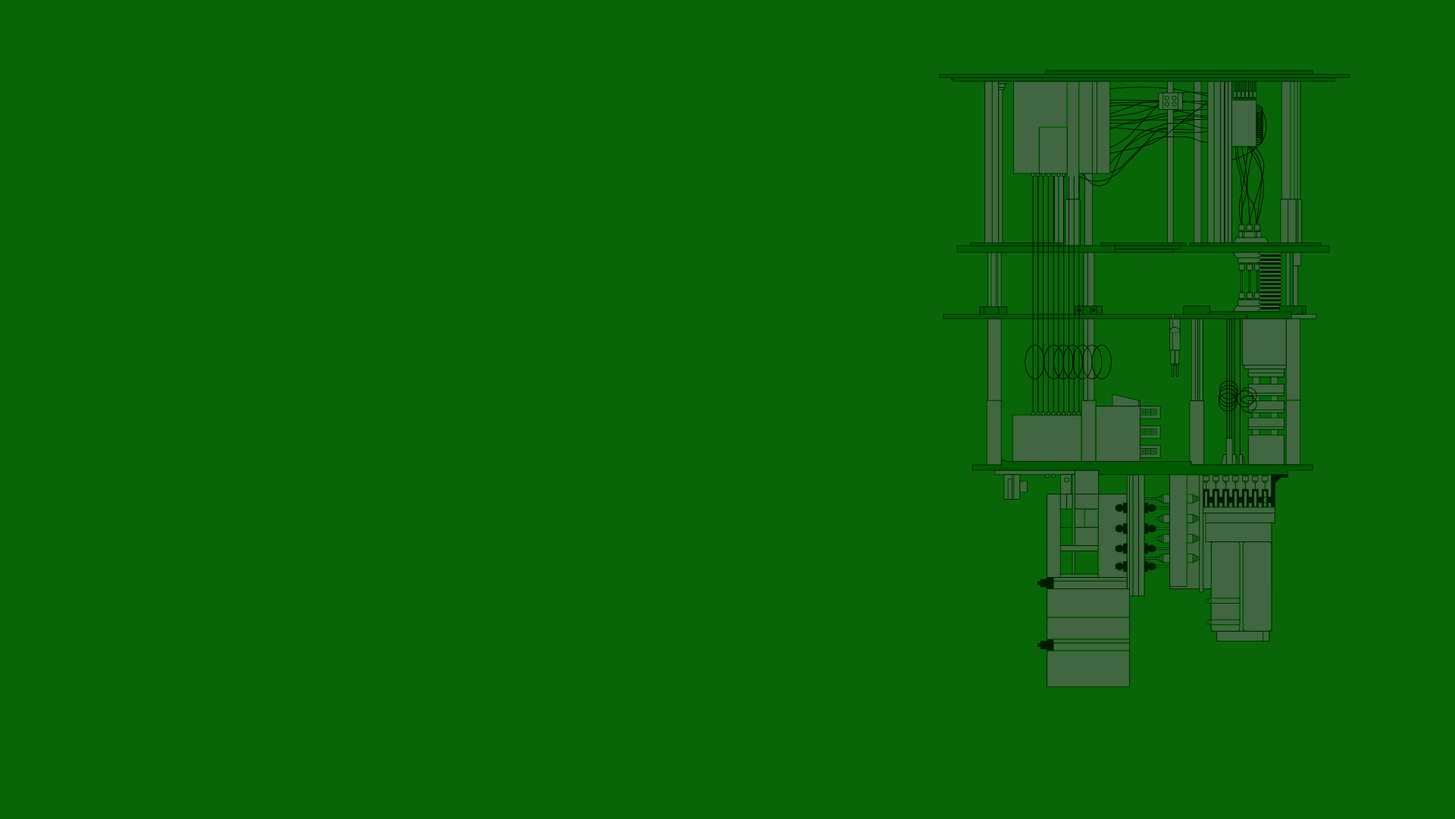
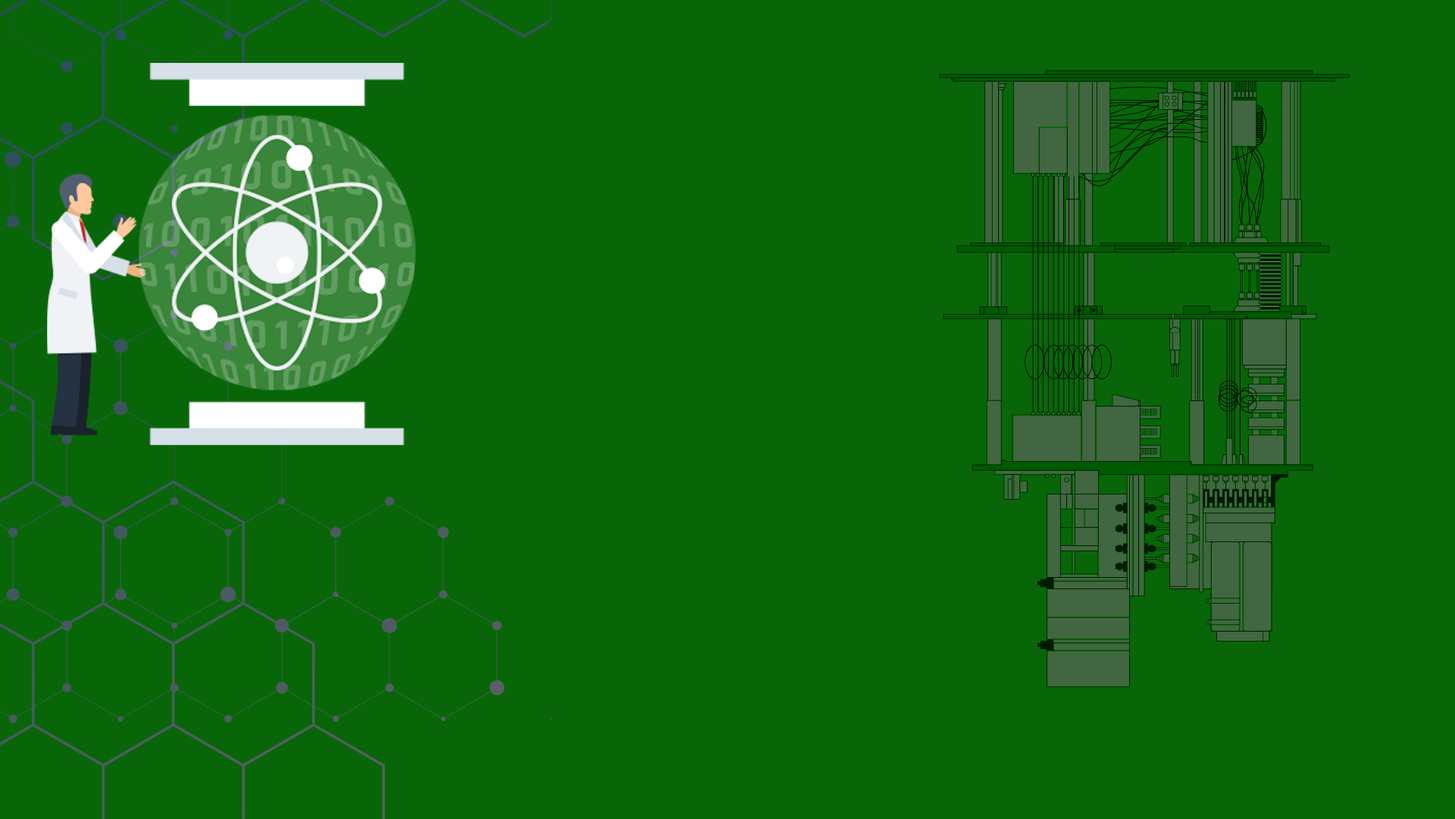
Two versions of the same layered image (1455×819). Layer-by-layer changes:
added layer "Layer 4" above "Layer 3" over [46, 62, 417, 445]
added layer "Layer 2" above "Layer 1" over [0, 0, 554, 819]
